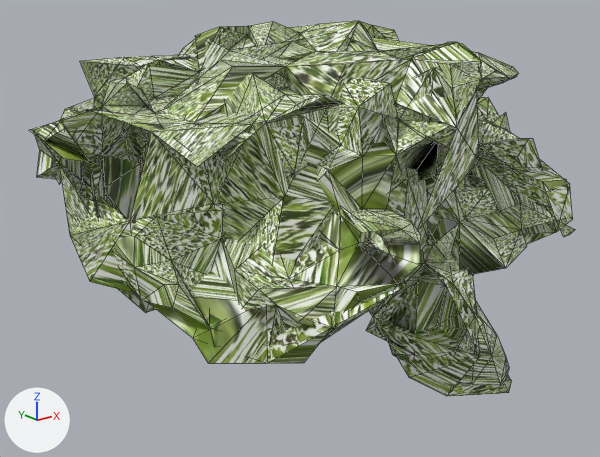
A saved change to the glTF model docs/city/models/objects/imp-lettuce.glb.
Camera for both pictures: a 50 mm camera at (-0.213, -0.262, 0.161) aimed at (-0.005, -0.002, 0.057). The axes (+X, +Y, +Z) are drawn at lower left. The lights are the same throughout. The first picture is the older version. Mesh edges are drawn as thin lines. Where no turn or scale is listed for an object, it has been applied to the vertices.
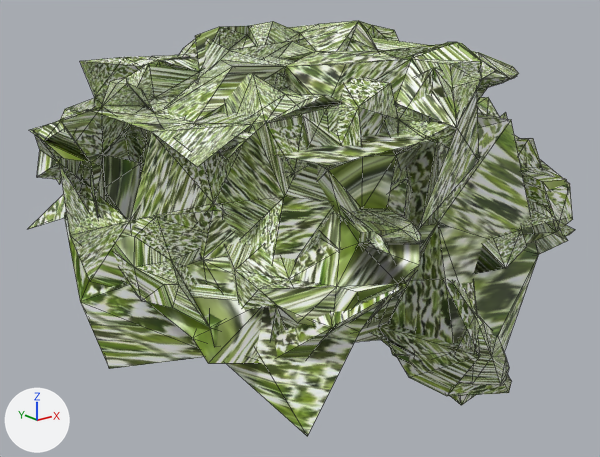
Pixel boxes (x1, y1, x2, y2) of what changed, in the pictures (600 x 457 px):
'Object_4.002', added
    after: (28, 113, 568, 436)

What the commit changed:
Mesh me_object_0_002 is new.
It has 40 vertices, 101 faces and spans x -0.11..0.11, y -0.078..0.078, z -0.055..0.055.
It uses material mat_base_01 (picture img_image_0).
Object 'Object_4.002' (ob_object_4_002) is new; it shows me_object_0_002.
Its location is (0.0, 0.0, 0.0548).
